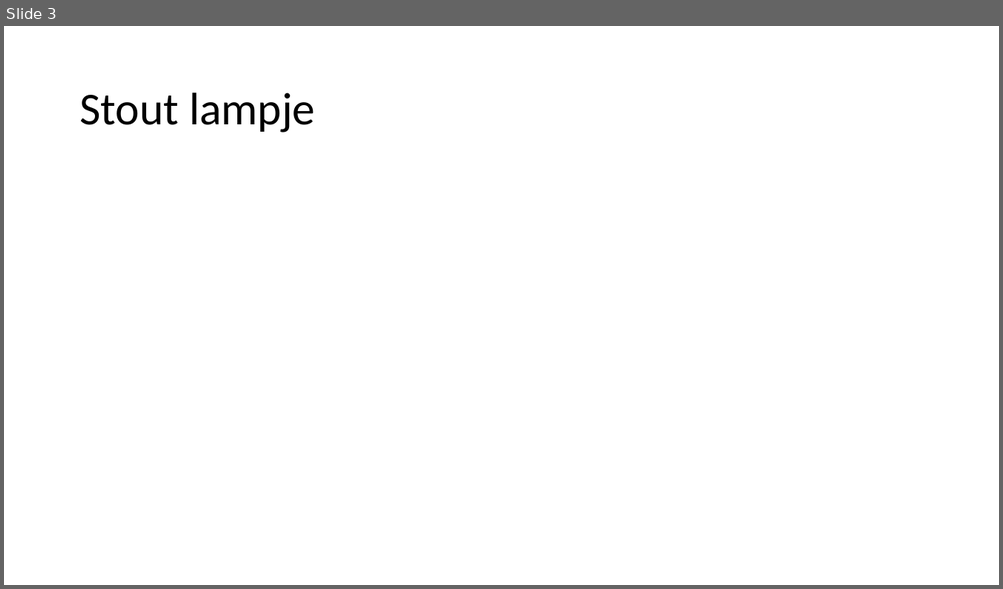
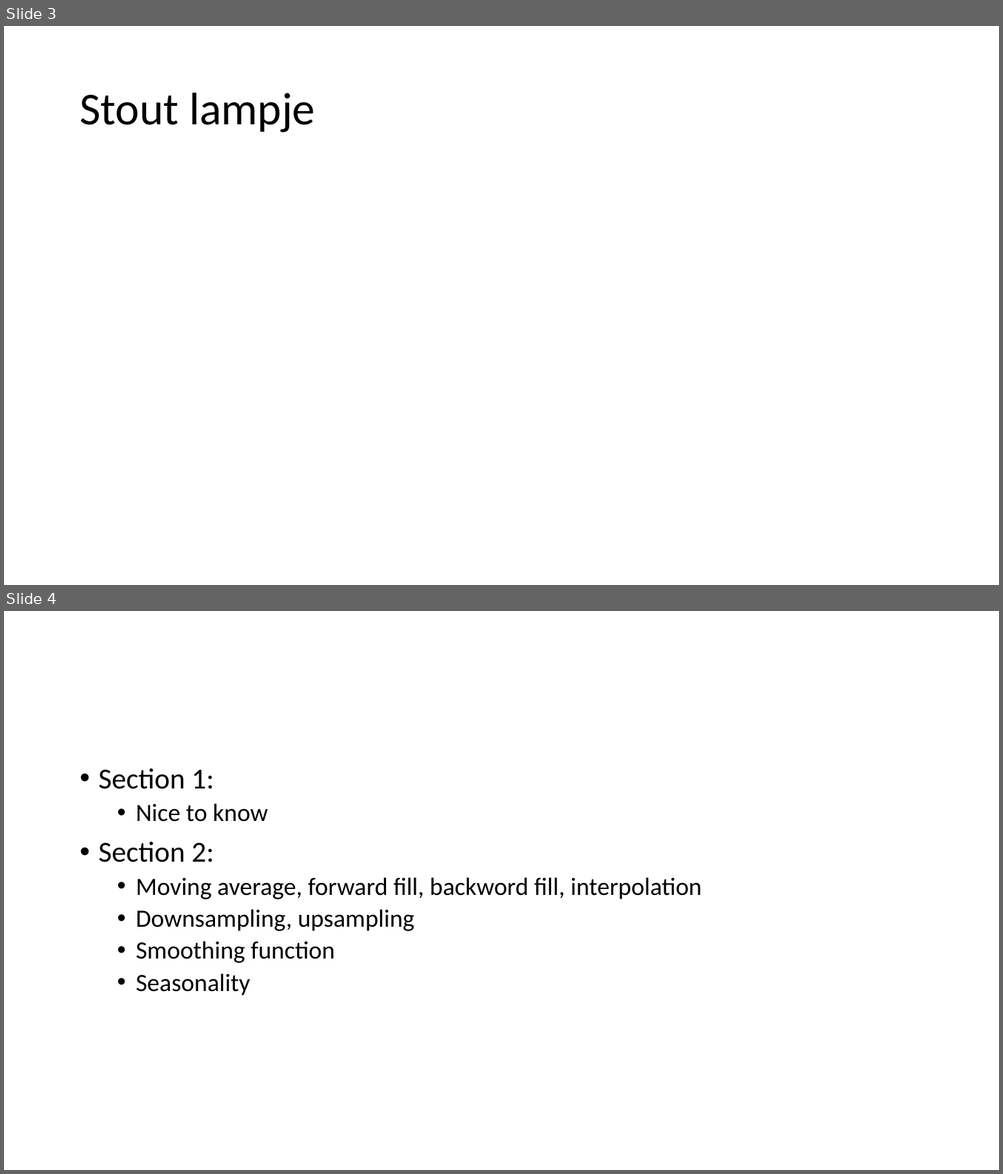
Before and after one commit to mjochen/CloudAI, a slide deck: PPT/4 - Introducing Forecasting.pptx. Shown one above the other, each under a label of ours: slide 3 before the commit, slides 3 and 4 after it. The pictures are 1003x589 and 1003x1174 pixels, drawn with LibreOffice and Linux fonts; fonts in the diff are those of the drawing. Boxes give left, top, right and bottom in pixels: in the first picture for what was removed or moved away, otherwise in the second. Text is boxed around its words. In the diff, an @@ line names an element or a change of style, - is before the commit and + after.

```diff
--- a/PPT/4 - Introducing Forecasting.pptx
+++ b/PPT/4 - Introducing Forecasting.pptx
@@ slide 4 added at bbox=[4, 611, 999, 1170], background #FFFFFF @@
@@ text added at bbox=[99, 769, 701, 996], 24 pt, text #000000 @@
+• Section 1:
+  • Nice to know
+• Section 2:
+  • Moving average, forward fill, backword fill, interpolation
+  • Downsampling, upsampling
+  • Smoothing function
+  • Seasonality
```
Also in this commit, not shown: 7 other files.
